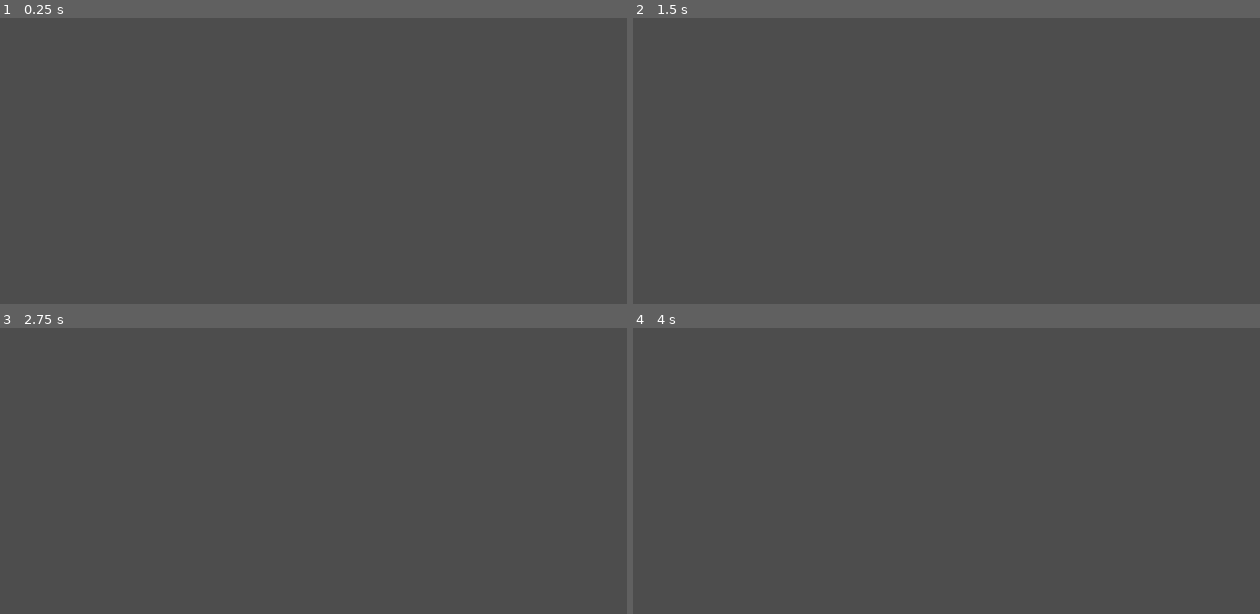
Above: before the commit, frames 1-4 (two rows, left to right).
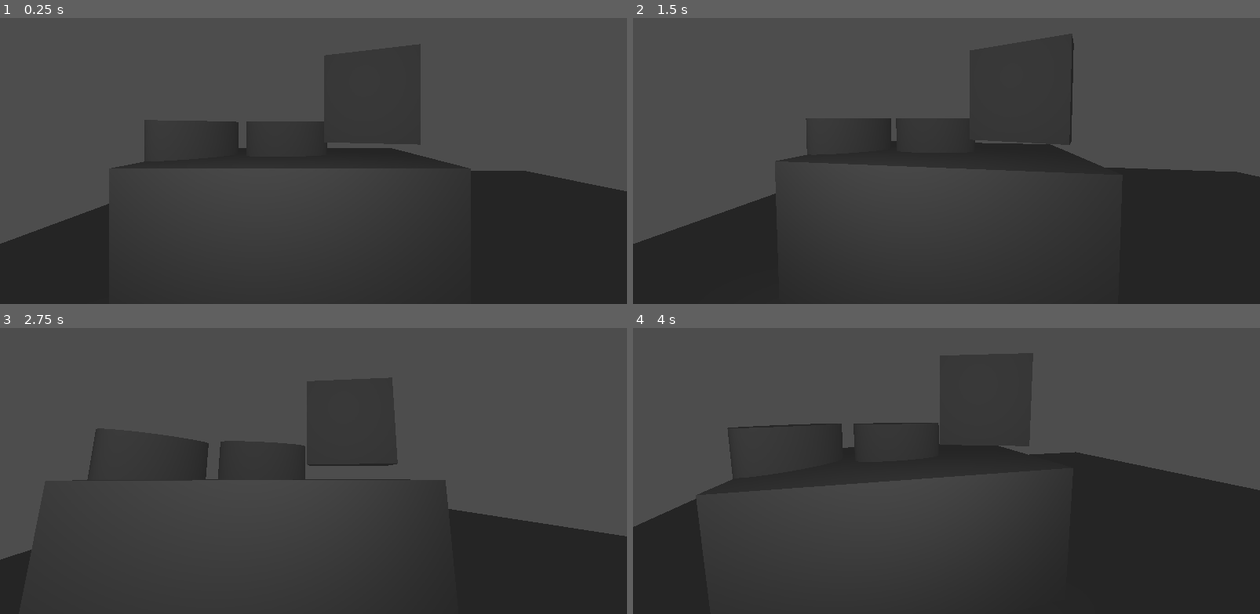
Above: after the commit, the same moments.

Repository: aaracan246/gameoff2025-ettudiopitijopo
Game: Godot game, scene res://Scenes/demo.tscn
Two runs of this game, one before a commit and one after it. Both use one fixed random seed, a clock stepped at 60 frames per second and the inputs below.
Inputs (mouse positions are in pixels of both pictures, inside the frame that each line leads up to):
- Up to frame 1 (0.25 s): no input
- Up to frame 2 (1.5 s): tap Enter at 0.5 s; move the mouse to (1084, 109) at 0.52 s; hold D (move_right) 0.53-1.28 s; move the mouse to (821, 146) at 1.27 s; hold S (move_back) from 1.28 s (still down)
- Up to frame 3 (2.75 s): move the mouse to (376, 359) at 2.02 s; release S (move_back) at 2.03 s; hold D (move_right) from 2.03 s (still down)
- Up to frame 4 (4 s): move the mouse to (915, 508) at 2.77 s; release D (move_right) at 2.78 s; hold W (move_forward) 2.78-3.53 s; move the mouse to (1134, 491) at 3.52 s; hold A (move_left) from 3.53 s (still down)

The runs differ from the first frame. In frame 1, 29% of the frame differs, in the area x 0-100%, y 35-100%; in frame 2, 33%; in frame 3, 17%; in frame 4, 34%, in the area x 0-100%, y 33-100%.
Error before the commit: Invalid assignment of property or key 'basis' with value of type 'Basis' on a base object of type 'null instance'. (res://Scripts/player.gd:26)

Commit message:
Mejorado Player
No me funciona en mi ordenador para provarlo se a quedado pillado

Diff:
--- /dev/null
+++ b/waves-from-beyond/Scenes/computer.tscn
@@ -0,0 +1,9 @@
+[gd_scene load_steps=2 format=3 uid="uid://cuc8r1mt88ftx"]
+
+[ext_resource type="Script" uid="uid://dpblfwd75n0n" path="res://Scripts/computer.gd" id="1_4xga7"]
+
+[node name="Computer" type="Node3D"]
+script = ExtResource("1_4xga7")
+
+[node name="Camera3D" type="Camera3D" parent="."]
+transform = Transform3D(1, 0, 0, 0, 1, 0, 0, 0, 1, 0, 0, 1.8599656)
--- a/waves-from-beyond/Scenes/demo.tscn
+++ b/waves-from-beyond/Scenes/demo.tscn
@@ -1,15 +1,49 @@
-[gd_scene load_steps=3 format=3 uid="uid://cq3tykgg15qkd"]
+[gd_scene load_steps=7 format=3 uid="uid://cq3tykgg15qkd"]
 
-[ext_resource type="PackedScene" uid="uid://ct3rcan86re81" path="res://Scenes/player.tscn" id="1_nsw6b"]
+[ext_resource type="PackedScene" uid="uid://cuc8r1mt88ftx" path="res://Scenes/computer.tscn" id="2_ie00b"]
 
-[sub_resource type="StandardMaterial3D" id="StandardMaterial3D_nsw6b"]
+[sub_resource type="Environment" id="Environment_nsw6b"]
+ambient_light_energy = 1.48
+
+[sub_resource type="BoxMesh" id="BoxMesh_nsw6b"]
+
+[sub_resource type="PlaneMesh" id="PlaneMesh_ie00b"]
+size = Vector2(13.39, 13.005)
+
+[sub_resource type="CylinderMesh" id="CylinderMesh_ie00b"]
+
+[sub_resource type="BoxMesh" id="BoxMesh_glc8m"]
 
 [node name="Demo" type="Node3D"]
 
-[node name="CSGBox3D" type="CSGBox3D" parent="."]
-transform = Transform3D(1, 0, 0, 0, 1, 0, 0, 0, 1, 2.4621277, 0, 2.5942993)
-size = Vector3(5.9242554, 1, 6.1885986)
-material = SubResource("StandardMaterial3D_nsw6b")
+[node name="WorldEnvironment" type="WorldEnvironment" parent="."]
+environment = SubResource("Environment_nsw6b")
 
-[node name="Player" parent="." instance=ExtResource("1_nsw6b")]
-transform = Transform3D(1, 0, 0, 0, 1, 0, 0, 0, 1, 3, 2, 3.5105243)
+[node name="MeshInstance3D2" type="MeshInstance3D" parent="."]
+transform = Transform3D(2.9961286, 0, 0, 0, 2.8322334, 0, 0, 0, 1.9997027, -2.1645312, -2.3841858e-07, -0.00027298927)
+mesh = SubResource("BoxMesh_nsw6b")
+skeleton = NodePath("../MeshInstance3D")
+
+[node name="MeshInstance3D" type="MeshInstance3D" parent="."]
+transform = Transform3D(1, 0, 0, 0, 1, 0, 0, 0, 1, -0.007447362, -2.3841858e-07, -0.00027298927)
+mesh = SubResource("PlaneMesh_ie00b")
+
+[node name="Computer" parent="." instance=ExtResource("2_ie00b")]
+transform = Transform3D(1, 0, 0, 0, 1, 0, 0, 0, 1, -1.9687285, 1.7521362, 1.0396714)
+
+[node name="SpotLight3D" type="SpotLight3D" parent="."]
+transform = Transform3D(1, 0, 0, 0, 1, 0, 0, 0, 1, -2.4487586, 2.2869558, 4.348036)
+
+[node name="MeshInstance3D4" type="MeshInstance3D" parent="."]
+transform = Transform3D(0.72923136, 0, 0.24237487, 0, 0.24770208, 0, -0.68426716, 0, 0.25830165, -3.3239486, 1.5837488, 0.22734594)
+mesh = SubResource("CylinderMesh_ie00b")
+skeleton = NodePath("../MeshInstance3D3")
+
+[node name="MeshInstance3D5" type="MeshInstance3D" parent="."]
+transform = Transform3D(0.9932355, 0, 0.041129597, 0, 0.24770208, 0, -0.11611609, 0, 0.35181487, -2.2949955, 1.5837488, 0.037322283)
+mesh = SubResource("CylinderMesh_ie00b")
+skeleton = NodePath("../MeshInstance3D3")
+
+[node name="MeshInstance3D3" type="MeshInstance3D" parent="."]
+transform = Transform3D(0.9352402, 0, -0.12539543, 0, 0.99999994, 0, 0.35401353, 0, 0.33127224, -1.312577, 2.0877962, 0.27717948)
+mesh = SubResource("BoxMesh_glc8m")
--- a/waves-from-beyond/Scenes/player.tscn
+++ b/waves-from-beyond/Scenes/player.tscn
@@ -11,4 +11,9 @@
 shape = SubResource("CapsuleShape3D_f60y1")
 
 [node name="Camera3D" type="Camera3D" parent="."]
-transform = Transform3D(1, 0, 0, 0, 1, 0, 0, 0, 1, 0, 0.6070484, 0.015194967)
+current = true
+fov = 36.3
+
+[node name="RayCast3D" type="RayCast3D" parent="Camera3D"]
+transform = Transform3D(1.9106857e-15, -4.371139e-08, -1, -1.0000001, -4.371139e-08, 0, -4.3711392e-08, 1, -4.371139e-08, 0, 0, 0)
+target_position = Vector3(0, -1.385, 0)
--- /dev/null
+++ b/waves-from-beyond/Scripts/computer.gd
@@ -0,0 +1,26 @@
+extends Node3D
+
+var sensitivity := 0.002
+var max_yaw := deg_to_rad(15)    # límite horizontal
+var max_pitch := deg_to_rad(10)  # límite vertical
+var smoothing := 8.0             # velocidad de suavizado
+
+var target_yaw := 0.0
+var target_pitch := 0.0
+var current_yaw := 0.0
+var current_pitch := 0.0
+
+func _unhandled_input(event):
+	if event is InputEventMouseMotion:
+		target_yaw -= event.relative.x * sensitivity
+		target_pitch -= event.relative.y * sensitivity
+
+		target_yaw = clamp(target_yaw, -max_yaw, max_yaw)
+		target_pitch = clamp(target_pitch, -max_pitch, max_pitch)
+
+func _process(delta):
+	# Interpolación suave (lerp)
+	current_yaw = lerp(current_yaw, target_yaw, delta * smoothing)
+	current_pitch = lerp(current_pitch, target_pitch, delta * smoothing)
+
+	rotation_degrees = Vector3(rad_to_deg(current_pitch), rad_to_deg(current_yaw), 0)
--- a/waves-from-beyond/Scripts/player.gd
+++ b/waves-from-beyond/Scripts/player.gd
@@ -1,38 +1,31 @@
-extends CharacterBody3D
+extends Camera3D
 
-# How fast the player moves in meters per second.
-@export var speed = 14
-# The downward acceleration when in the air, in meters per second squared.
-@export var fall_acceleration = 75
+@export var sensibilidad_mouse: float = 0.001
+@export var limite_vertical: float = 1.5  # ~85 grados
 
-var target_velocity = Vector3.ZERO
+var rotacion_vertical: float = 0.0
 
+func _ready():
+	Input.set_mouse_mode(Input.MOUSE_MODE_CAPTURED)
 
-func _physics_process(delta):
-	var direction = Vector3.ZERO
+func _input(event):
+	if event is InputEventMouseMotion and Input.get_mouse_mode() == Input.MOUSE_MODE_CAPTURED:
+		# Rotación horizontal (eje Y)
+		rotate_y(-event.relative.x * sensibilidad_mouse)
 
-	if Input.is_action_pressed("move_right"):
-		direction.x += 1
-	if Input.is_action_pressed("move_left"):
-		direction.x -= 1
-	if Input.is_action_pressed("move_back"):
-		direction.z += 1
-	if Input.is_action_pressed("move_forward"):
-		direction.z -= 1
+		# Rotación vertical (eje X)
+		rotacion_vertical += event.relative.y * sensibilidad_mouse
+		rotacion_vertical = clamp(rotacion_vertical, -limite_vertical, limite_vertical)
 
-	if direction != Vector3.ZERO:
-		direction = direction.normalized()
-		# Setting the basis property will affect the rotation of the node.
-		$Pivot.basis = Basis.looking_at(direction)
+		# Aplicar rotación vertical
+		rotation.x = rotacion_vertical
 
-	# Ground Velocity
-	target_velocity.x = direction.x * speed
-	target_velocity.z = direction.z * speed
+func _process(_delta):
+	if Input.is_action_just_pressed("ui_cancel"):
+		toggle_mouse_capture()
 
-	# Vertical Velocity
-	if not is_on_floor(): # If in the air, fall towards the floor. Literally gravity
-		target_velocity.y = target_velocity.y - (fall_acceleration * delta)
-
-	# Moving the Character
-	velocity = target_velocity
-	move_and_slide()
+func toggle_mouse_capture():
+	if Input.get_mouse_mode() == Input.MOUSE_MODE_CAPTURED:
+		Input.set_mouse_mode(Input.MOUSE_MODE_VISIBLE)
+	else:
+		Input.set_mouse_mode(Input.MOUSE_MODE_CAPTURED)
Not shown, added: waves-from-beyond/Scripts/computer.gd.uid
